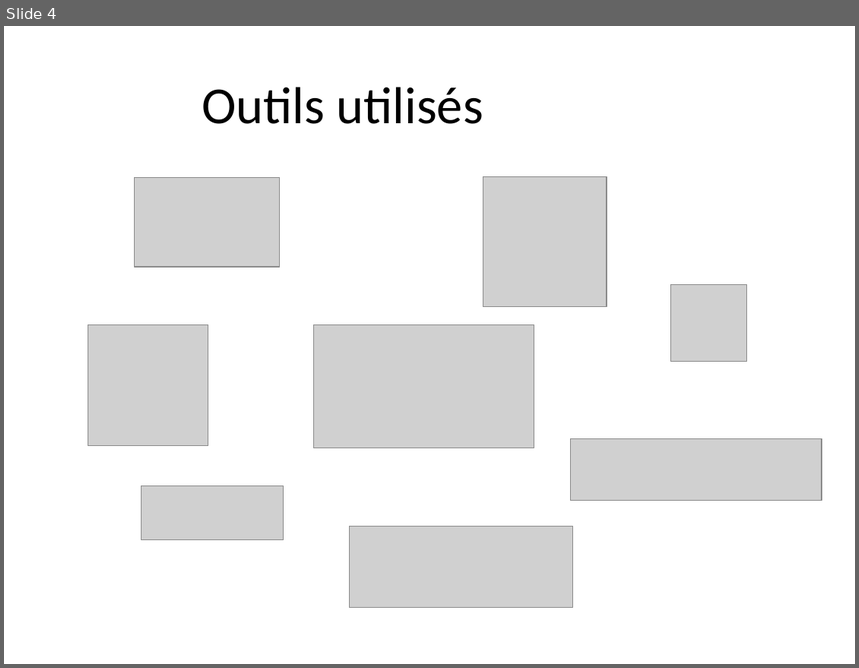
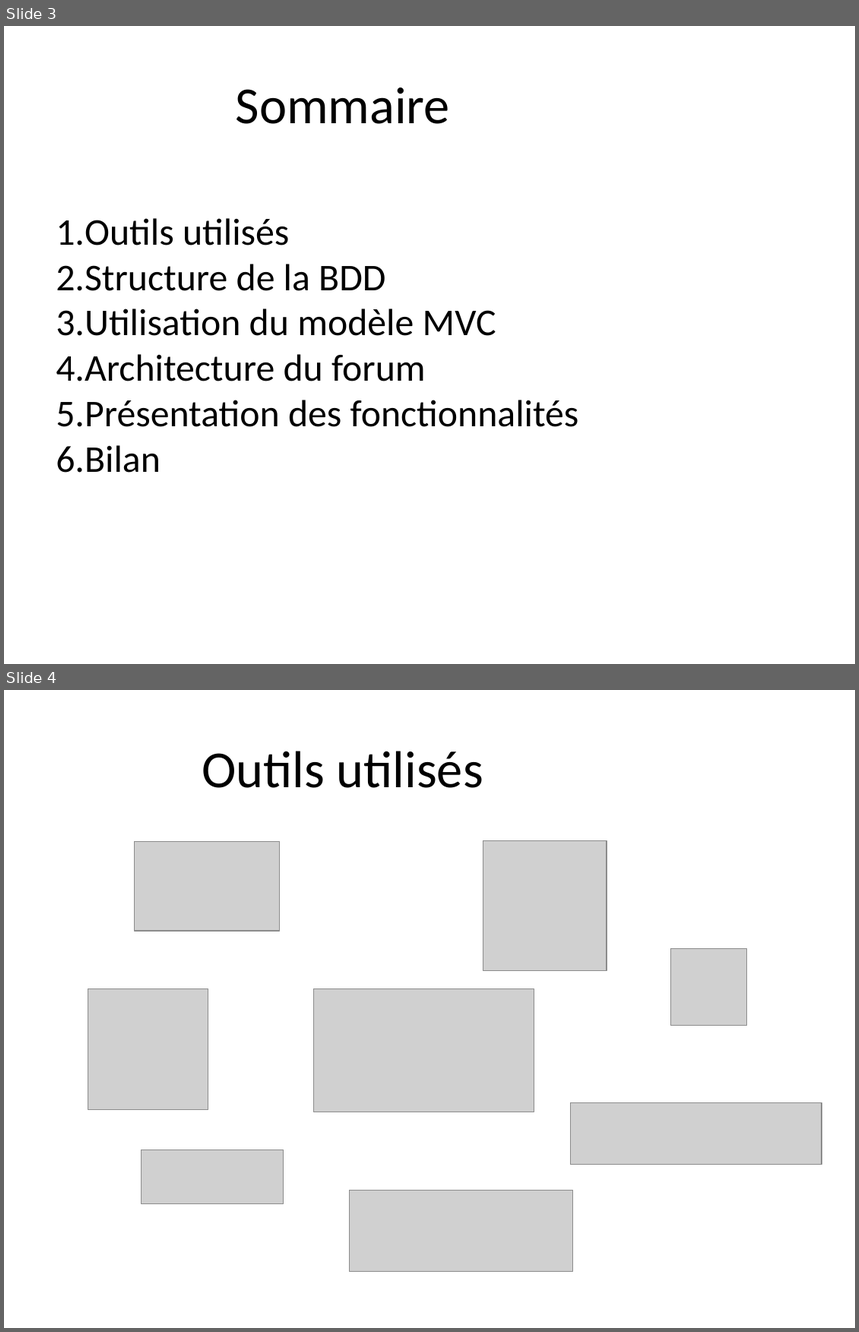
Before and after one commit to CauzYolo/Forum, a slide deck: Forum_V4/Forum.pptx. Shown one above the other, each under a label of ours: slide 4 before the commit, slides 3 and 4 after it. The pictures are 859x668 and 859x1332 pixels, drawn with LibreOffice and Linux fonts; fonts in the diff are those of the drawing; grey boxes stand for pictures; background and template pictures are left out. Boxes give left, top, right and bottom in pixels: in the first picture for what was removed or moved away, otherwise in the second. Text is boxed around its words. In the diff, an @@ line names an element or a change of style, - is before the commit and + after.

```diff
--- a/Forum_V4/Forum.pptx
+++ b/Forum_V4/Forum.pptx
@@ slide 3 added at [4,26,855,664], background #FFFFFF @@
@@ text added at [236,88,450,124], 44 pt, text #000000 @@
+Sommaire
@@ text added at [56,218,579,473], 32 pt, text #000000 @@
+1. Outils utilisés
+2. Structure de la BDD
+3. Utilisation du modèle MVC
+4. Architecture du forum
+5. Présentation des fonctionnalités
+6. Bilan
```
Also in this commit, not shown: 5 slides changed, 1 slide removed, 8 other files.
